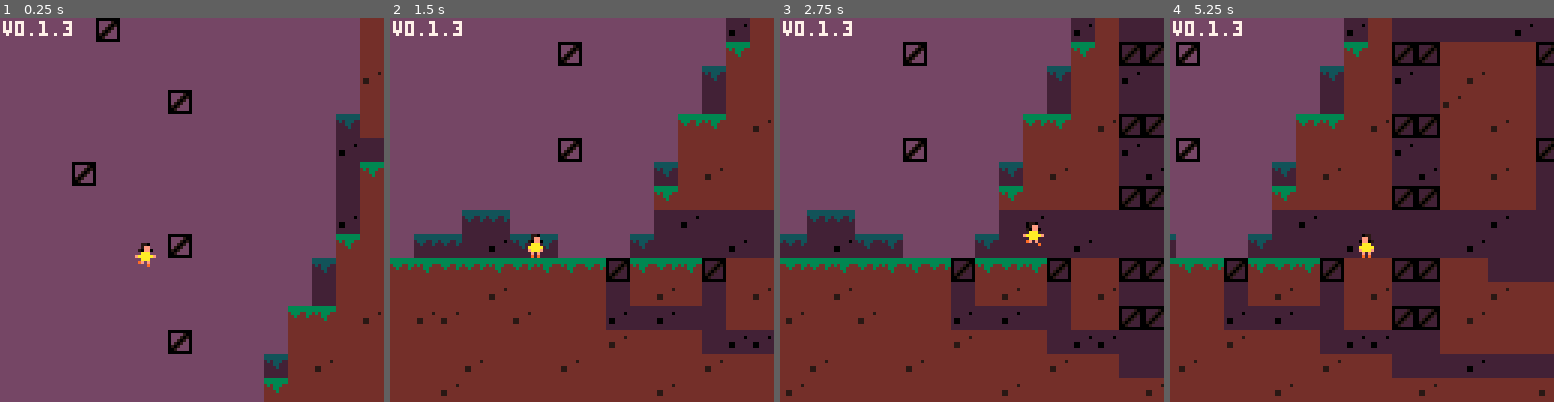
Above: before the commit, frames 1-4 (left to right).
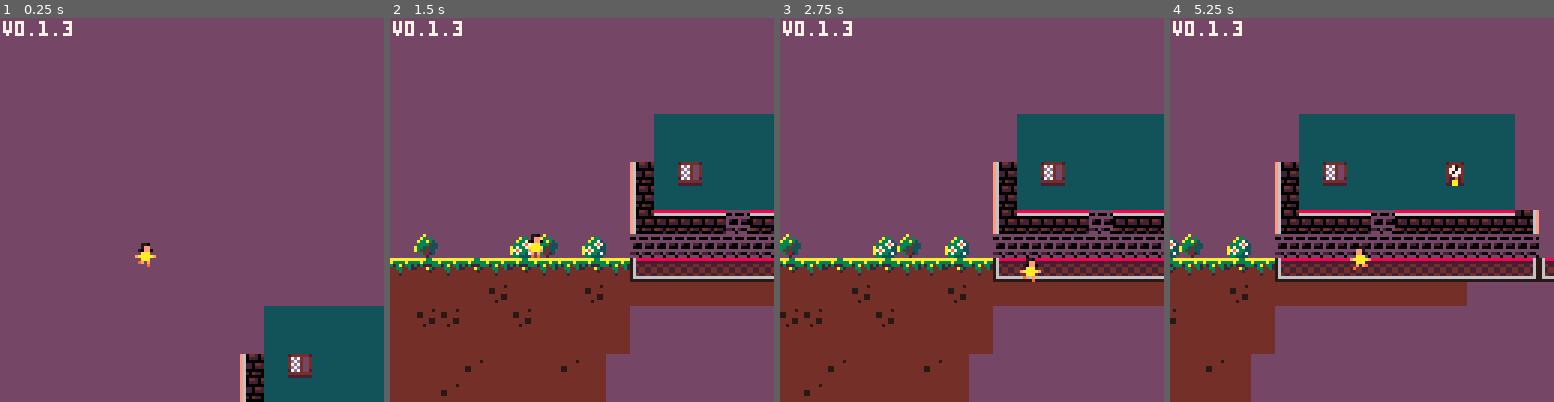
Above: after the commit, the same moments.

Repository: iotifiedBigYus/mustapekka
Game: PICO-8 cartridge laura/laura.p8
Two runs of this game, one before a commit and one after it. Both use one fixed random seed, a clock stepped at 60 frames per second and the inputs below.
Inputs:
- Up to frame 1 (0.25 s): no input
- Up to frame 2 (1.5 s): tap X (X key) at 0.33, 1.07 s; tap O (Z key) at 0.7 s
- Up to frame 3 (2.75 s): hold Right 1.6-2.1 s; tap O (Z key) at 1.7, 2.1, 2.5 s; tap X (X key) at 1.85 s; hold Up 2.15-2.42 s; hold Right from 2.47 s (still down)
- Up to frame 4 (5.25 s): tap O (Z key) every 0.4 s from 2.9 to 4.9 s; tap X (X key) at 2.97, 4.08, 5.2 s; release Right at 3.03 s; hold Left 3.08-3.58 s; hold Down 3.63-3.97 s; hold Right 4.02-4.68 s; hold Up 4.73-5.03 s; hold Left from 5.08 s (still down)

The runs differ from the first frame. In frame 1, 18% of the frame differs, in the area x 18-100%, y 0-100%; in frame 2, 35%; in frame 3, 44%; in frame 4, 68%, in the area x 0-100%, y 0-100%.

Commit message:
början på level lay out

Diff:
--- a/laura/laura.p8
+++ b/laura/laura.p8
@@ -1,5 +1,5 @@
 pico-8 cartridge // http://www.pico-8.com
-version 41
+version 42
 __lua__
 #include laura.lua
 #include system.lua
@@ -168,64 +168,64 @@
 
 
 __gff__
-0000000000000000000000000000000002020202040000000000000000000000000000000400000000000000000000000000000000000000000000000000000000000000000000000000000000000000000000000000000000000000000000000000000000000000000000000000000000000000000000000000000000000000
+0000000000000202020200000000000002020202040000000000000000000000000000000400020202020000000000000000000000000000000000000000000000000000000002020202020202020000000000000000020202020202020200000000000000000202020202020202000000000000000002020202020202020000
 0000000000000000000000000000000000000000000000000000000000000000000000000000000000000000000000000000000000000000000000000000000000000000000000000000000000000000000000000000000000000000000000000000000000000000000000000000000000000000000000000000000000000000
 __map__
-0000000000000000000000000000000012121212121212121212222222121212000000000000000000000000000000000000000000000000000000000000000000000000000000000000000000000000000000000000000000000000000000000000000000000000000000000000000000000000000000000000000000000000
-0000000000000000000000000000000024222322121212131212222222121312000000000000000000000000000000000000000000000000000000000000000000000000000000000000000000000000000000000000000000000000000000000000000000000000000000000000000000000000000000000000000000000000
-0011111100000000000000000000000011121223232212121312222222121212000000000000000000000000000000000000000000000000000000000000000000000000000000000000000000000000000000000000000000000000000000000000000000000000000000000000000000000000000000000000000000000000
-0022122200000000000000000000002012121312122222222222232222221212000000000000000000000000000000000000000000000000000000000000000000000000000000000000000000000000000000000000000000000000000000000000000000000000000000000000000000000000000000000000000000000000
-0000230000000000000000000000002412121212121312122410101010221212000000000000000000000000000000000000000000000000000000000000000000000000000000000000000000000000000000000000000000000000000000000000000000000000000000000000000000000000000000000000000000000000
-0000000000000000140000000000002313121212121212122212132222231213000000000000000000000000000000000000000000000000000000000000000000000000000000000000000000000000000000000000000000000000000000000000000000000000000000000000000000000000000000000000000000000000
-0000000000000000000000000000002212222222232222132212122212121212000000000000000000000000000000000000000000000000000000000000000000000000000000000000000000000000000000000000000000000000000000000000000000000000000000000000000000000000000000000000000000000000
-0000000000000000000000000000001012221213121222122222232222221212000000000000000000000000000000000000000000000000000000000000000000000000000000000000000000000000000000000000000000000000000000000000000000000000000000000000000000000000000000000000000000000000
-0000000014000000000000000000001212232222122222121224121213221312000000000000000000000000000000000000000000000000000000000000000000000000000000000000000000000000000000000000000000000000000000000000000000000000000000000000000000000000000000000000000000000000
-0000000000000000000000000000001212121222122212121322122222221212000000000000000000000000000000000000000000000000000000000000000000000000000000000000000000000000000000000000000000000000000000000000000000000000000000000000000000000000000000000000000000000000
-0000000000000000000000000000001312121322132312131222122212121312000000000000000000000000000000000000000000000000000000000000000000000000000000000000000000000000000000000000000000000000000000000000000000000000000000000000000000000000000000000000000000000000
-0000000000000014000000000000001212121224122222222222222313121212000000000000000000000000000000000000000000000000000000000000000000000000000000000000000000000000000000000000000000000000000000000000000000000000000000000000000000000000000000000000000000000000
-0000000000000000000000000000211212121222121213122412122322222212000000000000000000000000000000000000000000000000000000000000000000000000000000000000000000000000000000000000000000000000000000000000000000000000000000000000000000000000000000000000000000000000
-0000000000000000000000000000232222222322132222232212121212122412000000000000000000000000000000000000000000000000000000000000000000000000000000000000000000000000000000000000000000000000000000000000000000000000000000000000000000000000000000000000000000000000
-0000001400000000000000000000221124241212122212121212121213122212000000000000000000000000000000000000000000000000000000000000000000000000000000000000000000000000000000000000000000000000000000000000000000000000000000000000000000000000000000000000000000000000
-0000000000000000000000000000221222231213122213121213121212122213000000000000000000000000000000000000000000000000000000000000000000000000000000000000000000000000000000000000000000000000000000000000000000000000000000000000000000000000000000000000000000000000
-0000000000000000000000000000231222222222222322222222221212122212000000000000000000000000000000000000000000000000000000000000000000000000000000000000000000000000000000000000000000000000000000000000000000000000000000000000000000000000000000000000000000000000
-0000000000000014000000000000111224241212121224242222232222122413000000000000000000000000000000000000000000000000000000000000000000000000000000000000000000000000000000000000000000000000000000000000000000000000000000000000000000000000000000000000000000000000
-0000000000000000000000000021121223221213121222222222222322222212000000000000000000000000000000000000000000000000000000000000000000000000000000000000000000000000000000000000000000000000000000000000000000000000000000000000000000000000000000000000000000000000
-0000000000000000000000000022121222221312121222222322222222222222000000000000000000000000000000000000000000000000000000000000000000000000000000000000000000000000000000000000000000000000000000000000000000000000000000000000000000000000000000000000000000000000
-0000000000000000000000001011121324241212131222222222222422222322000000000000000000000000000000000000000000000000000000000000000000000000000000000000000000000000000000000000000000000000000000000000000000000000000000000000000000000000000000000000000000000000
-0000000000000014000000001212121223221212121224242222222222222222000000000000000000000000000000000000000000000000000000000000000000000000000000000000000000000000000000000000000000000000000000000000000000000000000000000000000000000000000000000000000000000000
-0000000000000000000000211213121222231212131222222322000000222222000000000000000000000000000000000000000000000000000000000000000000000000000000000000000000000000000000000000000000000000000000000000000000000000000000000000000000000000000000000000000000000000
-0000000000000000000000111212121224241212121222222222000021222422000000000000000000000000000000000000000000000000000000000000000000000000000000000000000000000000000000000000000000000000000000000000000000000000000000000000000000000000000000000000000000000000
-0000002020000000000000222322222222222222232222222222212022222223000000000000000000000000000000000000000000000000000000000000000000000000000000000000000000000000000000000000000000000000000000000000000000000000000000000000000000000000000000000000000000000000
-0020202223212100000021222222232222222223222222222324222223222222000000000000000000000000000000000000000000000000000000000000000000000000000000000000000000000000000000000000000000000000000000000000000000000000000000000000000000000000000000000000000000000000
-1011101011101111102411101124121224241212222222222222222222222222000000000000000000000000000000000000000000000000000000000000000000000000000000000000000000000000000000000000000000000000000000000000000000000000000000000000000000000000000000000000000000000000
-1212121213121212122212131222121322221212131212222222232222121312000000000000000000000000000000000000000000000000000000000000000000000000000000000000000000000000000000000000000000000000000000000000000000000000000000000000000000000000000000000000000000000000
-1213131212131212122322232222121224241213121212241212121213121212000000000000000000000000000000000000000000000000000000000000000000000000000000000000000000000000000000000000000000000000000000000000000000000000000000000000000000000000000000000000000000000000
-1212121212121212121312121222232322221212121212221212131212121213000000000000000000000000000000000000000000000000000000000000000000000000000000000000000000000000000000000000000000000000000000000000000000000000000000000000000000000000000000000000000000000000
-1212121312121213121212121213121222222223222222221212121212121312000000000000000000000000000000000000000000000000000000000000000000000000000000000000000000000000000000000000000000000000000000000000000000000000000000000000000000000000000000000000000000000000
-1212131212121212121212131212121212131212121213121213121212121212000000000000000000000000000000000000000000000000000000000000000000000000000000000000000000000000000000000000000000000000000000000000000000000000000000000000000000000000000000000000000000000000
-…(26 lines of a section not shown)…
+0000000000000000000000000000000000000000000000000000000000000000000000000000000000000000000000000000000000000000000000000000000000000000000000000000000000000000000000000000000000000000000000000000000000000000000000000000000000000000000000000000000000000000
+0000000000000000000000000000000000000000000000000000000000000000000000000000000000000000000000000000000000000000000000000000000000000000000000000000000000000000000000000000000000000000000000000000000000000000000000000000000000000000000000000000000000000000
+0000000000000000000000000000000000000000000000000000000000000000000000000000000000000000000000000000000000000000000000000000000000000000000000000000000000000000000000000000000000000000000000000000000000000000000000000000000000000000000000000000000000000000
+0000000000000000000000000000000000000000000000000000000000000000000000000000000000000000000000000000000000000000000000000000000000000000000000000000000000000000000000000000000000000000000000000000000000000000000000000000000000000000000000000000000000000000
+0000000000000000000000000000000000000000000000000000000000000000000000000000000000000000000000000000000000000000000000000000000000000000000000000000000000000000000000000000000000000000000000000000000000000000000000000000000000000000000000000000000000000000
+0000000000000000000000000000000000000000000000000000000000000000000000000000000000000000000000000000000000000000000000000000000000000000000000000000000000000000000000000000000000000000000000000000000000000000000000000000000000000000000000000000000000000000
+0000000000000000000000000000000000000000000000000000000000000000000000000000000000000000000000000000000000000000000000000000000000000000000000000000000000000000000000000000000000000000000000000000000000000000000000000000000000000000000000000000000000000000
+0000000000000000000000000000000000000000000000000000000000000000000000000000000000000000000000000000000000000000000000000000000000000000000000000000000000000000000000000000000000000000000000000000000000000000000000000000000000000000000000000000000000000000
+0000000000000000000000000000000000000000000000000000000000000000000000000000000000000000000000000000000000000000000000000000000000000000000000000000000000000000000000000000000000000000000000000000000000000000000000000000000000000000000000000000000000000000
+0000000000000000000000000000000000000000000000000000000000000000000000000000000000000000000000000000000000000000000000000000000000000000000000000000000000000000000000000000000000000000000000000000000000000000000000000000000000000000000000000000000000000000
+0000000000000000000000000000000000000000000000000000000000000000000000000000000000000000000000000000000000000000000000000000000000000000000000000000000000000000000000000000000000000000000000000000000000000000000000000000000000000000000000000000000000000000
+0000000000000000000000000000000000000000000000000000000000000000000000000000000000000000000000000000000000000000000000000000000000000000000000000000000000000000000000000000000000000000000000000000000000000000000000000000000000000000000000000000000000000000
+0000000000000000000000000000000000000000000000000000000000000000000000000000000000000000000000000000000000000000000000000000000000000000000000000000000000000000000000000000000000000000000000000000000000000000000000000000000000000000000000000000000000000000
+0000000000000000000000000000000000000000000000000000000000000000000000000000000000000000000000000000000000000000000000000000000000000000000000000000000000000000000000000000000000000000000000000000000000000000000000000000000000000000000000000000000000000000
+0000000000000000000000000000000000000000000000000000000000000000000000000000000000000000000000000000000000000000000000000000000000000000000000000000000000000000000000000000000000000000000000000000000000000000000000000000000000000000000000000000000000000000
+0000000000000000000000000000000000000000000000000000000000000000000000000000000000000000000000000000000000000000000000000000000000000000000000000000000000000000000000000000000000000000000000000000000000000000000000000000000000000000000000000000000000000000
+0000000000000000000000000000000000000000000000000000000000000000000000000000000000000000000000000000000000000000000000000000000000000000000000000000000000000000000000000000000000000000000000000000000000000000000000000000000000000000000000000000000000000000
+0000000000000000000000000000000000000000000000000000000000000000000000000000000000000000000000000000000000000000000000000000000000000000000000000000000000000000000000000000000000000000000000000000000000000000000000000000000000000000000000000000000000000000
+0000000000000000000000000000000000000000000000000000000000000000000000000000000000000000000000000000000000000000000000000000000000000000000000000000000000000000000000000000000000000000000000000000000000000000000000000000000000000000000000000000000000000000
+0000000000000000000000000000000000000000000000000000000000000000000000000000000000000000000000000000000000000000000000000000000000000000000000000000000000000000000000000000000000000000000000000000000000000000000000000000000000000000000000000000000000000000
+0000000000000000000000373737373737373737000000000000000000000000000000000000000000000000000000000000000000000000000000000000000000000000000000000000000000000000000000000000000000000000000000000000000000000000000000000000000000000000000000000000000000000000
+0000000000000000000000373737373737373737000000000000000000000000000000000000000000000000000000000000000000000000000000000000000000000000000000000000000000000000000000000000000000000000000000000000000000000000000000000000000000000000000000000000000000000000
+0000000000000000000027373837373737393737000000000000000000000000000000000000000000000000000000000000000000000000000000000000000000000000000000000000000000000000000000000000000000000000000000000000000000000000000000000000000000000000000000000000000000000000
+0000000000000000000027373737373737373737000000000000000000000000000000000000000000000000000000000000000000000000000000000000000000000000000000000000000000000000000000000000000000000000000000000000000000000000000000000000000000000000000000000000000000000000
+0000000000000000000027282828362828282828290000000000000000000000000000000000000000000000000000000000000000000000000000000000000000000000000000000000000000000000000000000000000000000000000000000000000000000000000000000000000000000000000000000000000000000000
+0016000000171600170036363636363636363636360000000000000000000000000000000000000000000000000000000000000000000000000000000000000000000000000000000000000000000000000000000000000000000000000000000000000000000000000000000000000000000000000000000000000000000000
+060706070607060607060b0a0a0a0a0a0a0a0a0a0c0b00000000000000000000000000000000000000000000000000000000000000000000000000000000000000000000000000000000000000000000000000000000000000000000000000000000000000000000000000000000000000000000000000000000000000000000
+1212121209121212090808080808080808080000000000000000000000000000000000000000000000000000000000000000000000000000000000000000000000000000000000000000000000000000000000000000000000000000000000000000000000000000000000000000000000000000000000000000000000000000
+1209091212091212120800000000000000000000000000000000000000000000000000000000000000000000000000000000000000000000000000000000000000000000000000000000000000000000000000000000000000000000000000000000000000000000000000000000000000000000000000000000000000000000
+1212121212121212120800000000000000000000000000000000000000000000000000000000000000000000000000000000000000000000000000000000000000000000000000000000000000000000000000000000000000000000000000000000000000000000000000000000000000000000000000000000000000000000
+1212121312121213120000000000000000000000000000000000000000000000000000000000000000000000000000000000000000000000000000000000000000000000000000000000000000000000000000000000000000000000000000000000000000000000000000000000000000000000000000000000000000000000
+1212131212121212120000000000000000000000000000000000000000000000000000000000000000000000000000000000000000000000000000000000000000000000000000000000000000000000000000000000000000000000000000000000000000000000000000000000000000000000000000000000000000000000
+…(26 lines of a section not shown)…
Not shown, changed: 32 lines of the sprite sheet (__gfx__) section of laura/laura.p8
